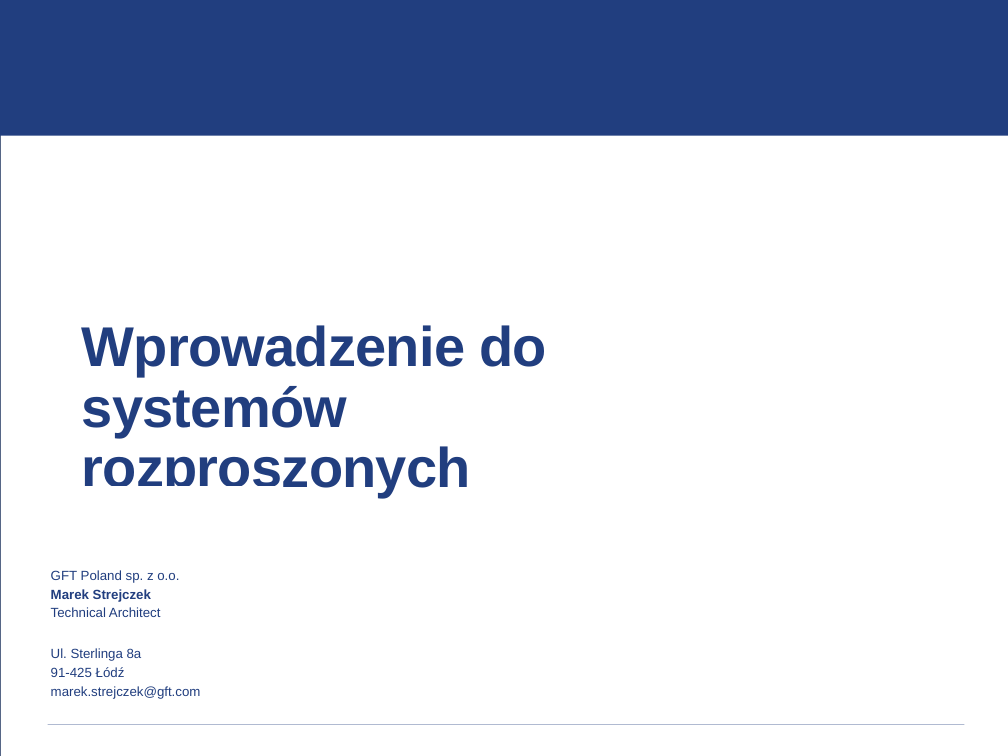
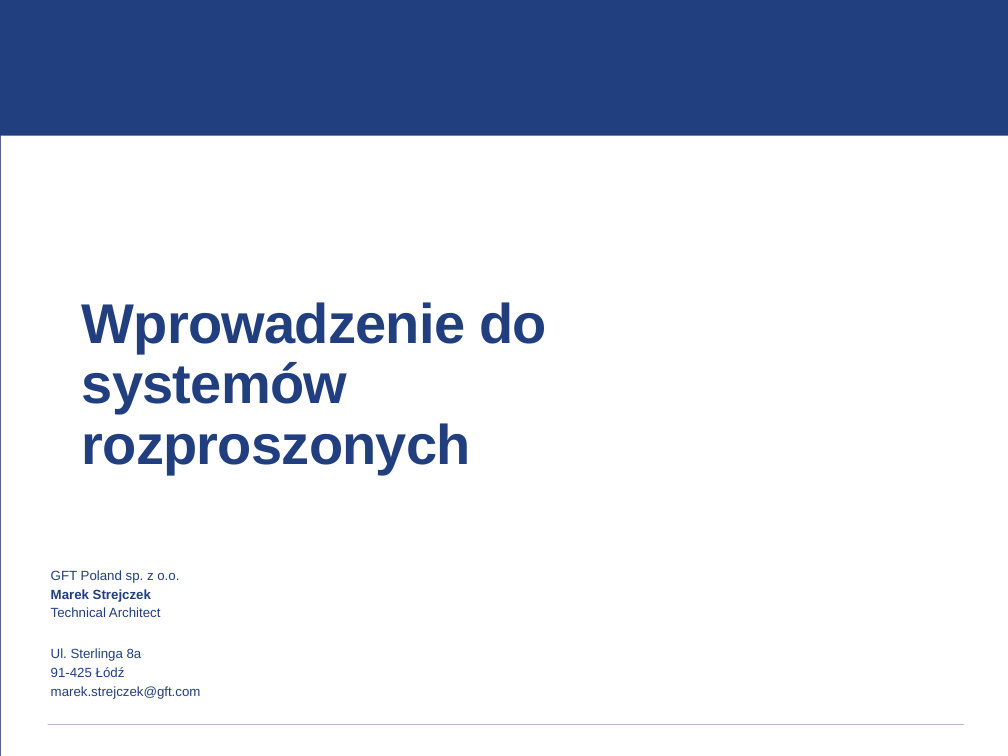
Before and after one commit to vego1mar/exercise0, a slide deck: slide 12 of WDSR - zarys programu.pptx (slide 11 before the commit). Drawn at 1008x756 pixels with LibreOffice and Linux fonts; fonts in the diff are those of the drawing; background and template pictures are left out. Boxes give left, top, right and bottom in pixels: in the first picture for what was removed or moved away, otherwise in the second. Text is boxed around its words. In the diff, an @@ line names an element or a change of style, - is before the commit and + after.

```diff
--- a/WDSR - zarys programu.pptx
+++ b/WDSR - zarys programu.pptx
@@ title "Wprowadzenie do systemów rozproszonych": place and size @@
-title "Wprowadzenie do systemów rozproszonych" at [82, 325, 548, 497]
+title "Wprowadzenie do systemów rozproszonych" at [82, 302, 548, 474]
```
Also in this commit, not shown: 10 other slides changed, 1 slide added.
